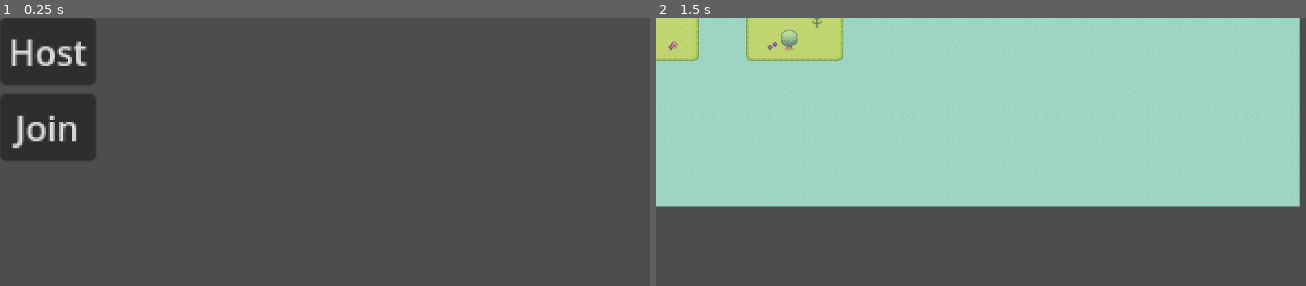
Above: before the commit, frames 1-2 (left to right).
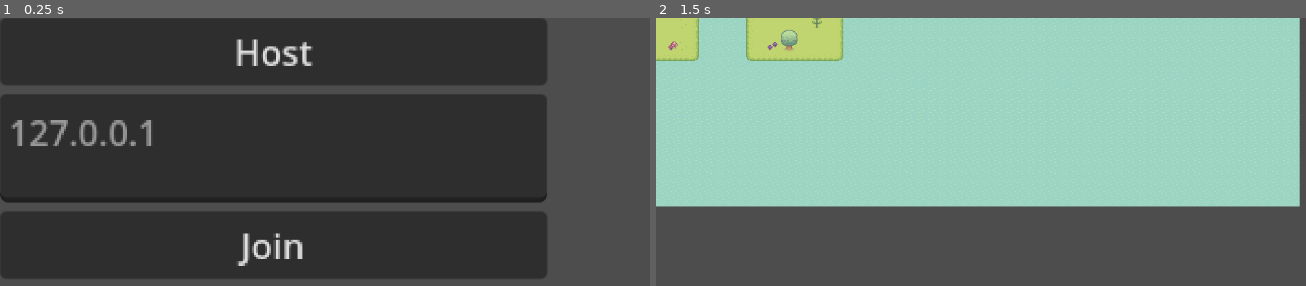
Above: after the commit, the same moments.

Repository: MohammedQureshi/Harvest-Haven
Game: Godot game, scene res://Multiplayer/MultiplayerMenuScene.tscn
Same seed, same stepped clock (60 frames per second), same inputs: the game is played once before the commit and once after it. This scene is started directly instead of the project's main scene.
Inputs:
- Up to frame 1 (0.25 s): no input
- Up to frame 2 (1.5 s): click "Join" at 0.5 s; tap Enter at 1.25 s; hold Right (move_right) from 1.28 s (still down)

The runs differ from the first frame. In frame 1, 69% of the frame differs, in the area x 0-85%, y 0-98%; in frame 2, nothing differs.

Commit message:
Add global server

Diff:
--- a/Multiplayer/MultiplayerManager.gd
+++ b/Multiplayer/MultiplayerManager.gd
@@ -1,7 +1,7 @@
 extends Node
 
 const SERVER_PORT = 8080
-const SERVER_IP = "127.0.0.1"
+var SERVER_IP = ""
 
 var multiplayer_scene = preload("res://Multiplayer/MultiplayerPlayer/MultiplayerPlayerScene.tscn")
 var is_multiplayer = false
--- a/Multiplayer/MultiplayerMenuScene.tscn
+++ b/Multiplayer/MultiplayerMenuScene.tscn
@@ -12,10 +12,12 @@
 script = ExtResource("1_ocpbw")
 
 [node name="MarginContainer" type="MarginContainer" parent="."]
-layout_mode = 0
-offset_right = 40.0
-offset_bottom = 40.0
-scale = Vector2(3.15089, 3.12652)
+custom_minimum_size = Vector2(250, 2.08165e-12)
+layout_mode = 1
+offset_right = 44.0
+offset_bottom = 78.0
+scale = Vector2(3.15583, 3.13668)
+metadata/_edit_use_anchors_ = true
 
 [node name="VBoxContainer" type="VBoxContainer" parent="MarginContainer"]
 layout_mode = 2
@@ -25,6 +27,11 @@
 text = "Host
 "
 
+[node name="IP Address" type="TextEdit" parent="MarginContainer/VBoxContainer"]
+custom_minimum_size = Vector2(2.08165e-12, 50)
+layout_mode = 2
+placeholder_text = "127.0.0.1"
+
 [node name="Join" type="Button" parent="MarginContainer/VBoxContainer"]
 layout_mode = 2
 text = "Join"
--- a/Multiplayer/MultiplayerMenuScript.gd
+++ b/Multiplayer/MultiplayerMenuScript.gd
@@ -20,4 +20,5 @@
 func _on_join_pressed():
 	MultiplayerManager.is_multiplayer = true
 	MultiplayerManager.is_host = false
+	MultiplayerManager.SERVER_IP = $"MarginContainer/VBoxContainer/IP Address".text
 	get_tree().change_scene_to_file(GAME_SCENE_PATH)
Not shown, changed: .DS_Store
Not shown, changed: Haven.zip
Not shown, removed: Haven/Harvest Haven.console.exe
Not shown, changed: Haven/Harvest Haven.exe
Not shown, removed: Haven/Harvest Haven.pck
